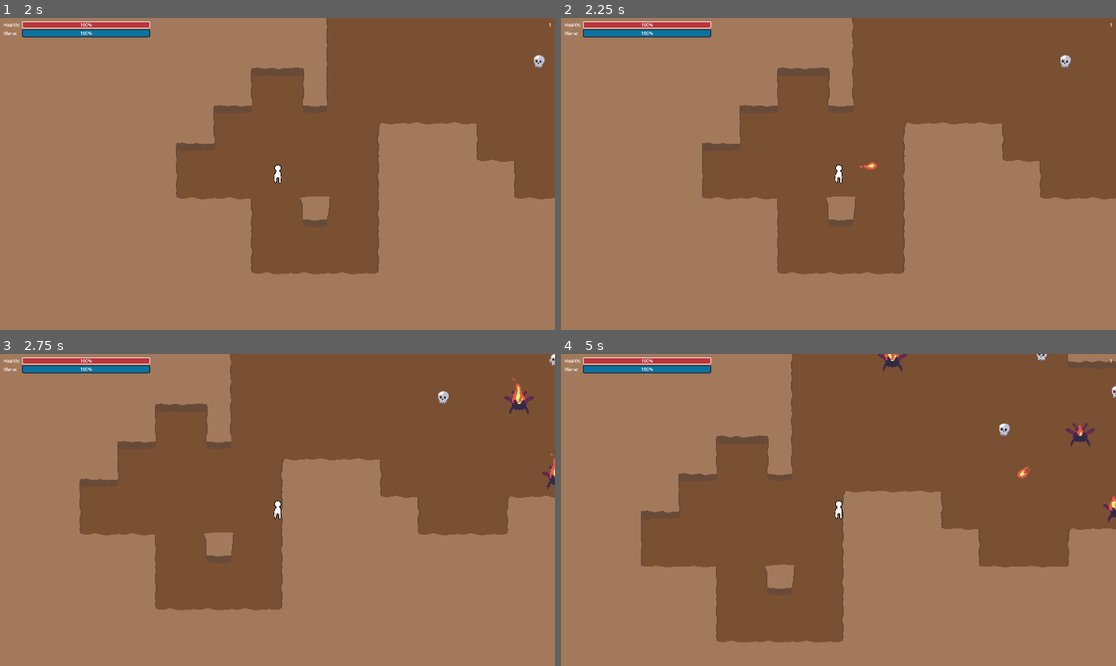
Above: before the commit, frames 1-4 (two rows, left to right).
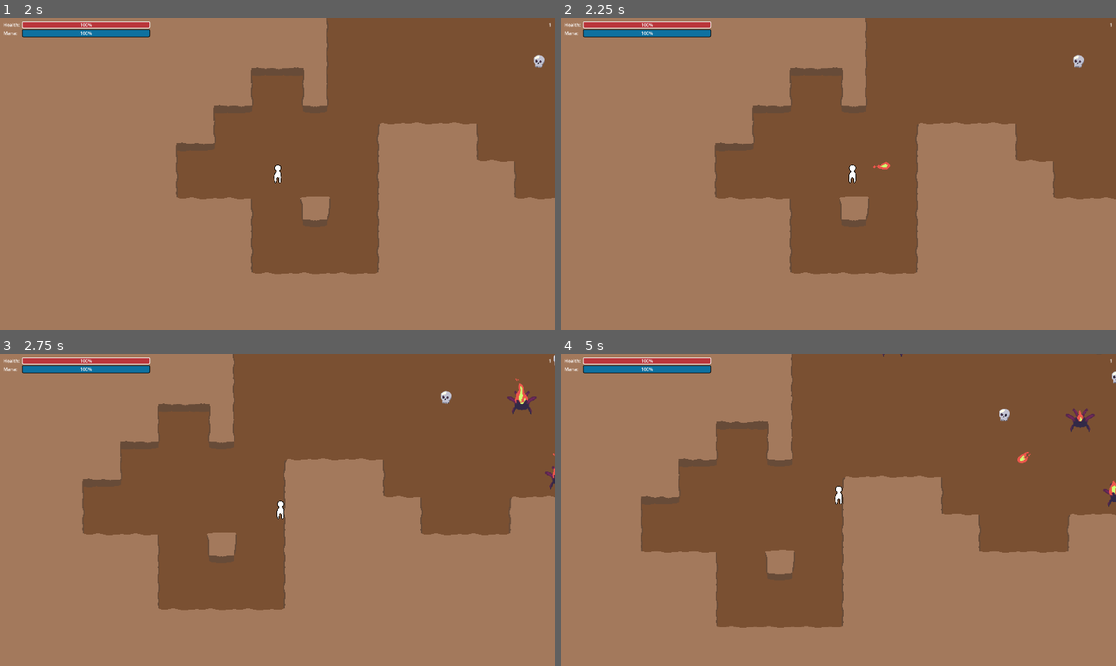
Above: after the commit, the same moments.

Repository: wpuerner/inferno
Game: Godot game, scene res://scenes/main_menu.tscn
Two runs of this game, one before a commit and one after it. Both use one fixed random seed, a clock stepped at 60 frames per second and the inputs below.
Inputs (mouse positions are in pixels of both pictures, inside the frame that each line leads up to):
- Up to frame 1 (2 s): click "Play" at 0.5 s; click "READY" at 1.25 s
- Up to frame 2 (2.25 s): tap Enter at 2 s; move the mouse to (960, 158) at 2.02 s; press the mouse at (960, 158) at 2.03 s; hold D (move_right) from 2.03 s (still down)
- Up to frame 3 (2.75 s): keep holding D (move_right)
- Up to frame 4 (5 s): move the mouse to (727, 525) at 2.77 s; release D (move_right) at 2.78 s; release the mouse at (727, 525) at 2.78 s; hold S (move_down) 2.78-3.53 s; right-click (727, 525) at 2.85 s; move the mouse to (894, 441) at 3.52 s; press the mouse at (894, 441) at 3.53 s; hold D (move_right) 3.53-4.28 s; move the mouse to (810, 572) at 4.27 s; release the mouse at (810, 572) at 4.28 s; hold W (move_up) from 4.28 s (still down); right-click (810, 572) at 4.35 s

Frame 1 is identical in both runs. In frame 2, 5.0% of the frame differs, in the area x 25-100%, y 0-83%; in frame 3, 1.6%; in frame 4, 7.1%, in the area x 14-100%, y 0-93%.

Commit message:
make camera follow player

Diff:
--- a/scenes/main.tscn
+++ b/scenes/main.tscn
@@ -34,11 +34,11 @@
 func _load_level():
 	find_child(\"LevelNumberLabel\").text = str(level_number)
 	event_bus.load_level()
-	_start_pre_level(level.generate(level_number))
-
-func _start_pre_level(starting_position: Vector2):
+	player.global_position = level.generate(level_number)
+	_start_pre_level()
+
+func _start_pre_level():
 	event_bus.start_pre_level()
-	player.global_position = starting_position
 
 func _start_gameplay():
 	event_bus.start_gameplay()
@@ -165,8 +165,18 @@
 script/source = "extends Camera2D
 
 @onready var player: Node2D = get_parent().find_child(\"Player\")
-
-func _process(_delta):
+@onready var event_bus: Node = get_node(\"/root/EventBus\")
+
+var follow_speed = 10
+
+
+func _ready():
+	event_bus.pre_level_started.connect(_reset)
+
+func _physics_process(delta):
+	global_position = global_position.lerp(player.global_position, delta * follow_speed)
+
+func _reset():
 	global_position = player.global_position
 "
 
